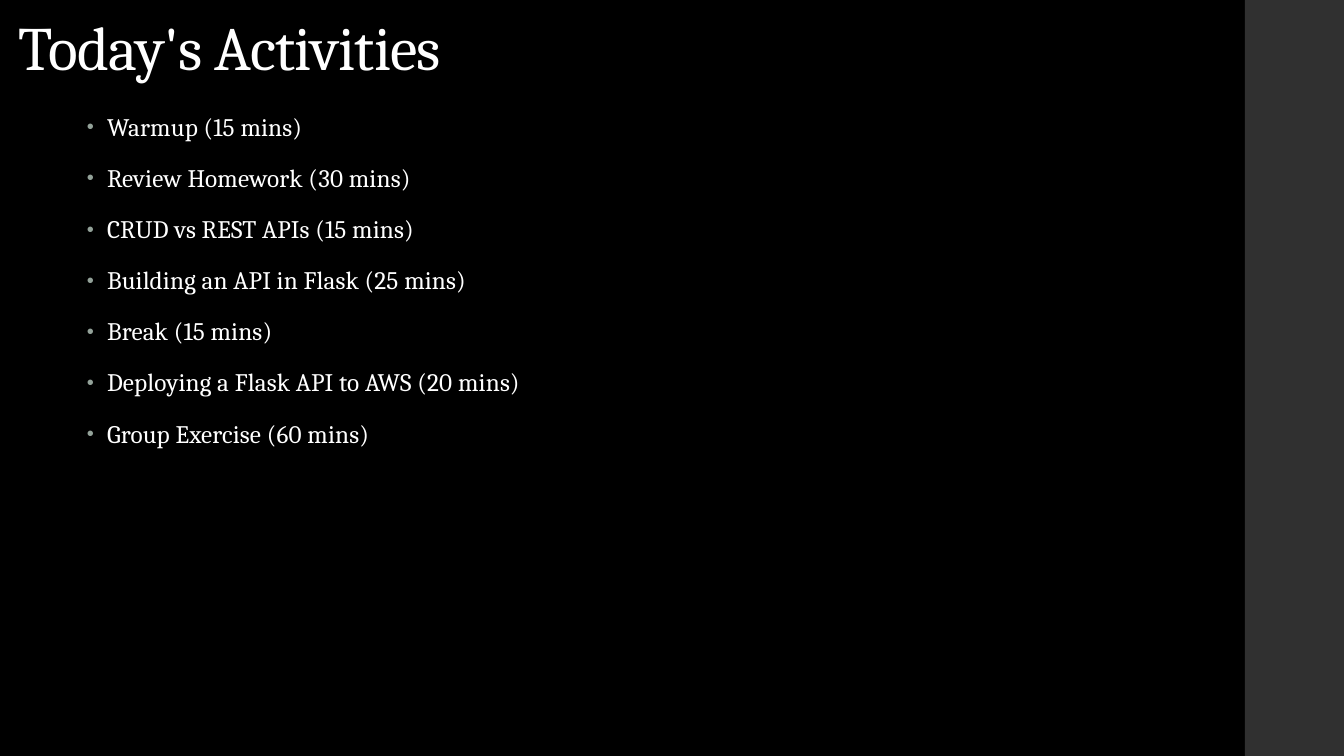
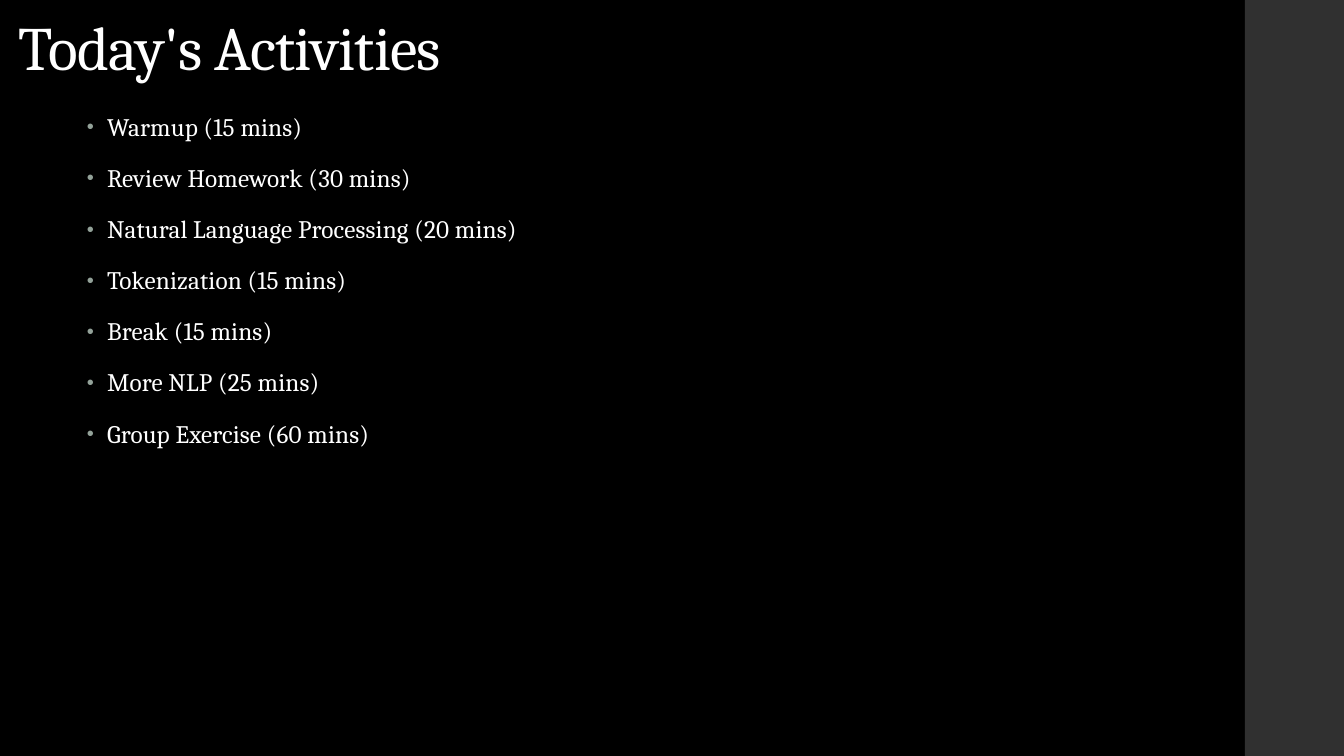
Before and after one commit to ytaiwo/Homework, a slide deck: slide 3 of week_20/week_20_presentation.pptx. Drawn at 1344x756 pixels with LibreOffice and Linux fonts; fonts in the diff are those of the drawing. Boxes give left, top, right and bottom in pixels: in the first picture for what was removed or moved away, otherwise in the second. Text is boxed around its words. In the diff, an @@ line names an element or a change of style, - is before the commit and + after.

```diff
--- a/week_20/week_20_presentation.pptx
+++ b/week_20/week_20_presentation.pptx
@@ text at bbox=[107, 220, 517, 293]: text changed @@
-• CRUD vs REST APIs (15 mins)
-• Building an API in Flask (25 mins)
+• Natural Language Processing (20 mins)
+• Tokenization (15 mins)
@@ text at bbox=[107, 373, 320, 395]: text changed @@
-• Deploying a Flask API to AWS (20 mins)
+• More NLP (25 mins)
```
Also in this commit, not shown: 2 other slides changed, 3 slides added, 14 other files.
